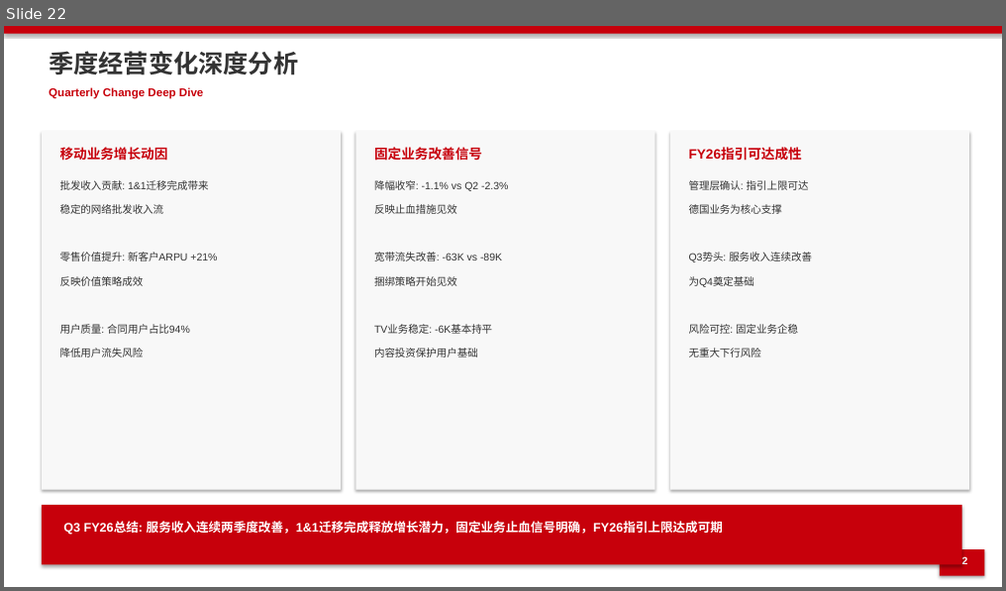
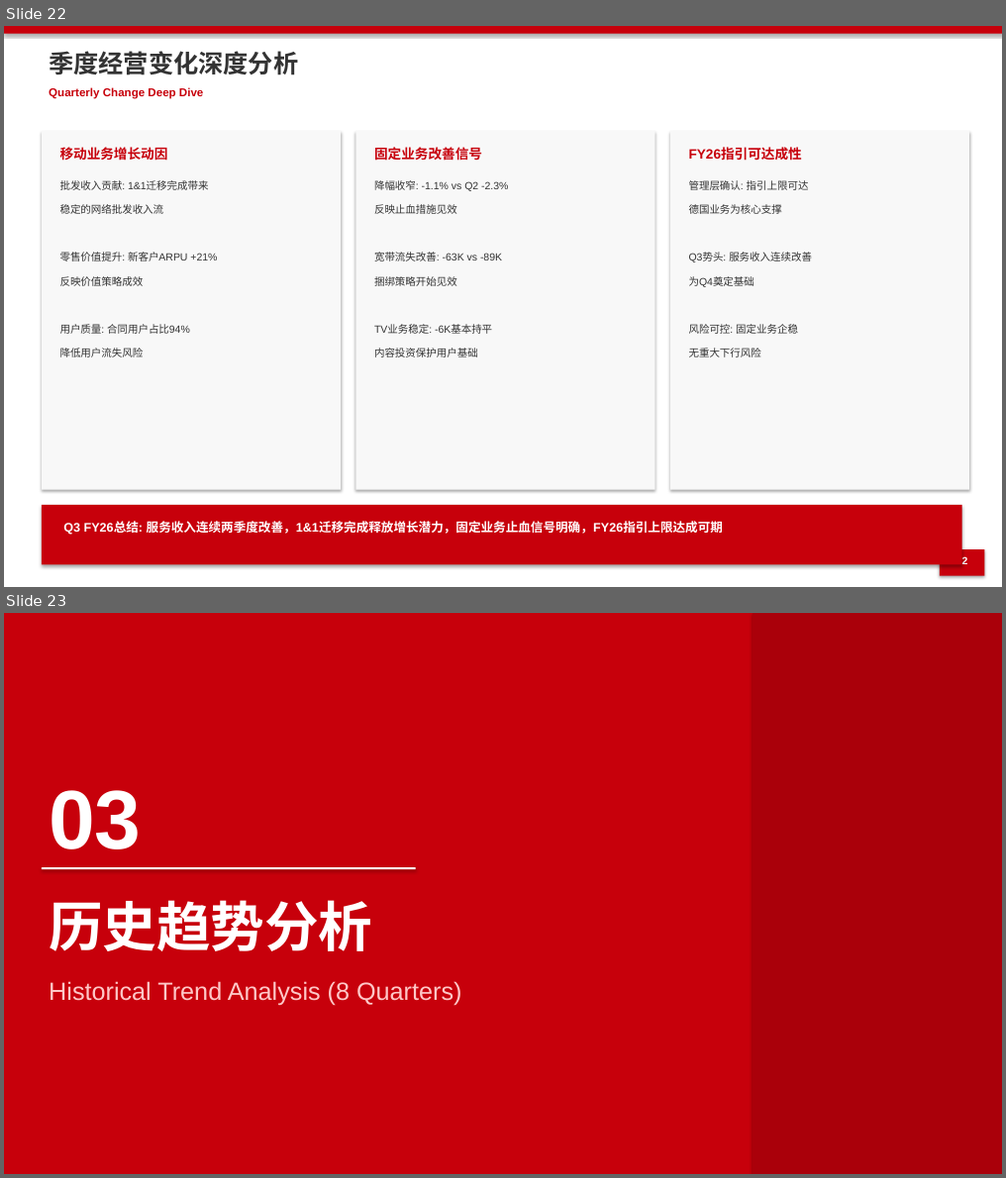
Before and after one commit to mypinseeker/BLM-Financial-Report-Analysis, a slide deck: data/output/blm_vodafone_germany_q3_fy26.pptx. Shown one above the other, each under a label of ours: slide 22 before the commit, slides 22 and 23 after it. The pictures are 1006x591 and 1006x1178 pixels, drawn with LibreOffice and Linux fonts; fonts in the diff are those of the drawing. Boxes give left, top, right and bottom in pixels: in the first picture for what was removed or moved away, otherwise in the second. Text is boxed around its words. In the diff, an @@ line names an element or a change of style, - is before the commit and + after.

```diff
--- a/data/output/blm_vodafone_germany_q3_fy26.pptx
+++ b/data/output/blm_vodafone_germany_q3_fy26.pptx
@@ slide 23 added at box(4, 613, 1002, 1174), background #FFFFFF @@
@@ rectangle added at box(4, 613, 1002, 1174), fill #C7000B @@
@@ rectangle added at box(752, 613, 1002, 1174), fill #AA000A @@
@@ text added at box(49, 790, 141, 850), 80 pt, text #FFFFFF, bold @@
+03
@@ rectangle added at box(42, 867, 416, 869), fill #FFFFFF @@
@@ text added at box(49, 900, 372, 952), 52 pt, text #FFFFFF, bold @@
+历史趋势分析
@@ text added at box(49, 981, 461, 1006), 24 pt, text #FFC8C8 @@
+Historical Trend Analysis (8 Quarters)
```
Also in this commit, not shown: 7 slides changed, 8 other slides added, 4 other files.
